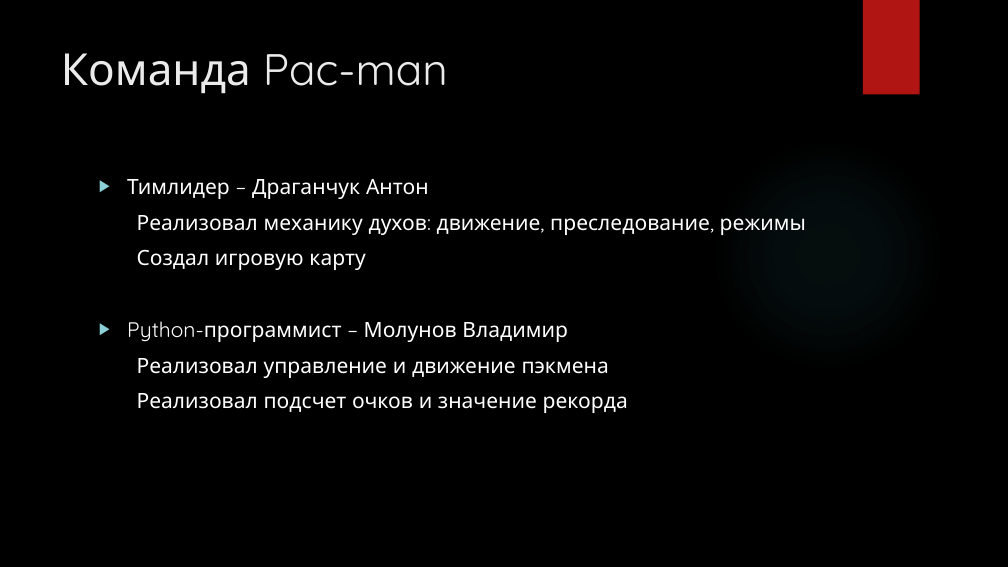
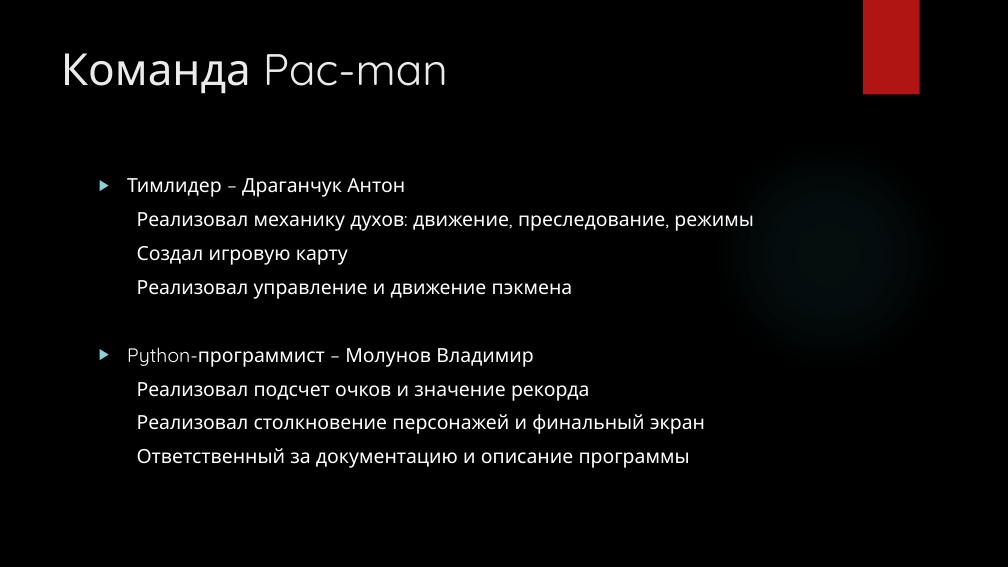
Before and after one commit to Anton-Draganchuk/Pac-Man, a slide deck: slide 6 of Презентация.pptx. Drawn at 1008x567 pixels with LibreOffice and Linux fonts; fonts in the diff are those of the drawing; background and template pictures are left out. Boxes give left, top, right and bottom in pixels: in the first picture for what was removed or moved away, otherwise in the second. Text is boxed around its words. In the diff, an @@ line names an element or a change of style, - is before the commit and + after.

```diff
--- a/Презентация.pptx
+++ b/Презентация.pptx
@@ text at (127, 178, 754, 401): size 20 to 18.5 pt in "Тимлидер – Драганчук Антон", "Реализовал механику духов: движение, преследование, режимы", "Создал игровую карту", "Python-программист – Молунов Владимир" and 1 more places @@
@@ text at (137, 280, 573, 299): paragraph added @@
+Реализовал управление и движение пэкмена
@@ text at (137, 358, 609, 378): paragraph removed @@
-Реализовал управление и движение пэкмена
@@ text at (137, 414, 705, 468): paragraphs added @@
+Реализовал столкновение персонажей и финальный экран
+Ответственный за документацию и описание программы
```
Also in this commit, not shown: 6 other files.
